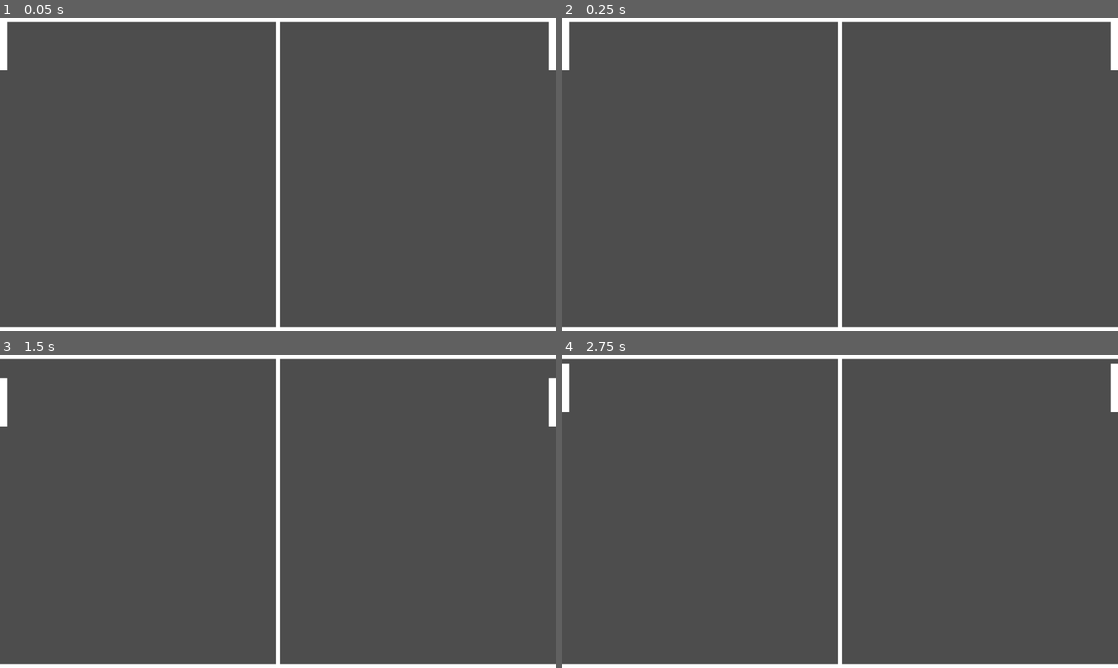
Above: before the commit, frames 1-4 (two rows, left to right).
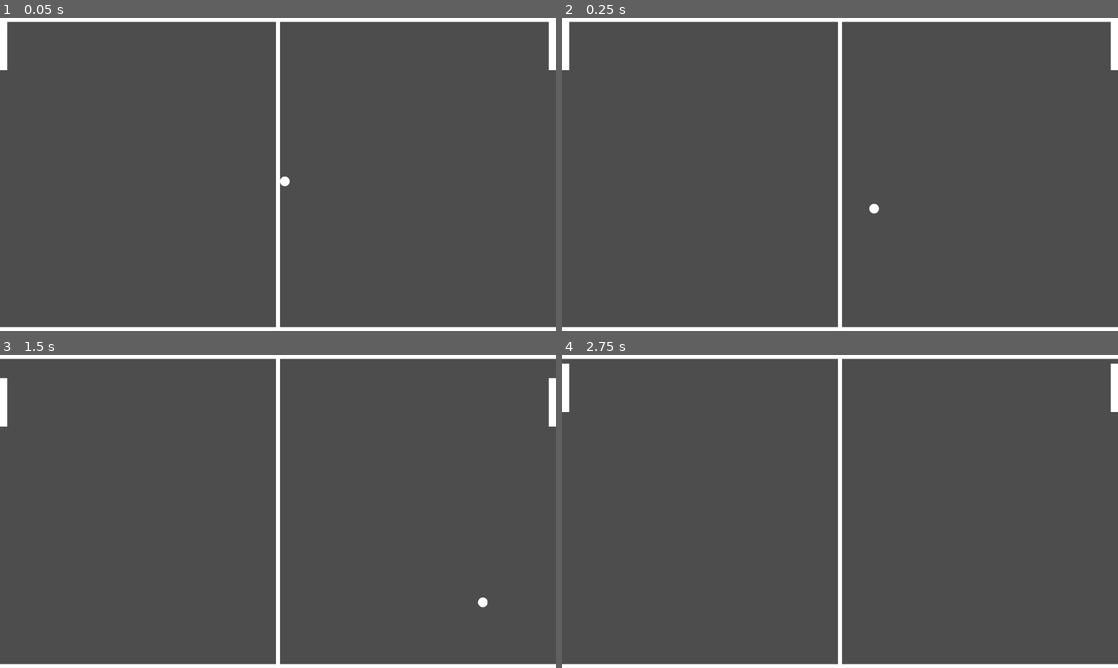
Above: after the commit, the same moments.

Repository: Halfmanification/20gameschallenge_1_pong
Game: Godot game, scene res://scenes/game_board.tscn
Two runs of this game, one before a commit and one after it. Both use one fixed random seed, a clock stepped at 60 frames per second and the inputs below. The project has no main scene, so this scene is started directly.
Inputs:
- Up to frame 1 (0.05 s): no input
- Up to frame 2 (0.25 s): no input
- Up to frame 3 (1.5 s): hold W (up) 0.53-1.28 s; hold S (down) from 1.28 s (still down)
- Up to frame 4 (2.75 s): release S (down) at 2.03 s; hold W (up) from 2.03 s (still down)

The runs differ from the first frame. In frame 1, less than 0.1% of the frame differs, in the area x 50-53%, y 50-54%; in frame 2, less than 0.1%; in frame 3, less than 0.1%, in the area x 85-88%, y 77-81%; in frame 4, nothing differs.

Commit message:
Added ball and simple bounce logic to the game

Diff:
--- /dev/null
+++ b/scenes/ball.gd
@@ -0,0 +1,44 @@
+extends CharacterBody2D
+
+@export var initial_speed : float = 400
+@export var initial_angle : float = PI/4
+
+func _ready():
+	velocity = Vector2(cos(initial_angle), sin(initial_angle)) * initial_speed
+
+func _physics_process(delta) -> void:
+	move_and_slide()
+	_handle_collision()
+
+func _handle_collision() -> void:
+	var has_bounced_of_wall := false
+	var has_bounced_of_paddle := false
+
+	for i in get_slide_collision_count():
+		var collision = get_slide_collision(i)
+
+		if has_bounced_of_wall == false:
+			has_bounced_of_wall = _handle_wall_collision(collision)
+
+		if has_bounced_of_paddle == false:
+			has_bounced_of_paddle = _handle_paddle_collision(collision)
+
+func _handle_wall_collision(collision: KinematicCollision2D) -> bool:
+	if not collision.get_collider() is StaticBody2D:
+		return false
+
+	if collision.get_normal().y == 0:
+		return false
+
+	velocity.y = -velocity.y
+	return true
+
+func _handle_paddle_collision(collision: KinematicCollision2D) -> bool:
+	if not collision.get_collider() is CharacterBody2D:
+		return false
+
+	if collision.get_normal().x == 0:
+		return false
+
+	velocity.x = -velocity.x
+	return true
--- /dev/null
+++ b/scenes/ball.tscn
@@ -0,0 +1,17 @@
+[gd_scene load_steps=4 format=3 uid="uid://b4y56mugb0pp3"]
+
+[ext_resource type="Script" path="res://scenes/ball.gd" id="1_8plan"]
+[ext_resource type="Texture2D" uid="uid://tatbsfl2ngx3" path="res://art/ping pong ball.png" id="1_ocnw6"]
+
+[sub_resource type="CircleShape2D" id="CircleShape2D_ocwgq"]
+
+[node name="Ball" type="CharacterBody2D"]
+motion_mode = 1
+script = ExtResource("1_8plan")
+
+[node name="CollisionShape2D" type="CollisionShape2D" parent="."]
+shape = SubResource("CircleShape2D_ocwgq")
+
+[node name="Sprite2D" type="Sprite2D" parent="."]
+scale = Vector2(0.2, 0.2)
+texture = ExtResource("1_ocnw6")
--- a/scenes/game_board.tscn
+++ b/scenes/game_board.tscn
@@ -1,6 +1,7 @@
-[gd_scene load_steps=5 format=3 uid="uid://cenunx0xej4uh"]
+[gd_scene load_steps=6 format=3 uid="uid://cenunx0xej4uh"]
 
 [ext_resource type="PackedScene" uid="uid://dpsk0nl5koyb0" path="res://scenes/paddle.tscn" id="1_sscwh"]
+[ext_resource type="PackedScene" uid="uid://b4y56mugb0pp3" path="res://scenes/ball.tscn" id="2_54xa7"]
 
 [sub_resource type="RectangleShape2D" id="RectangleShape2D_7u7db"]
 size = Vector2(1152, 8)
@@ -51,3 +52,6 @@
 
 [node name="PaddleRight" parent="." instance=ExtResource("1_sscwh")]
 position = Vector2(1145, 58)
+
+[node name="Ball" parent="." instance=ExtResource("2_54xa7")]
+position = Vector2(576, 324)
Binary file added: art/ping pong ball.png
Not shown, added: art/ping pong ball.png.import
